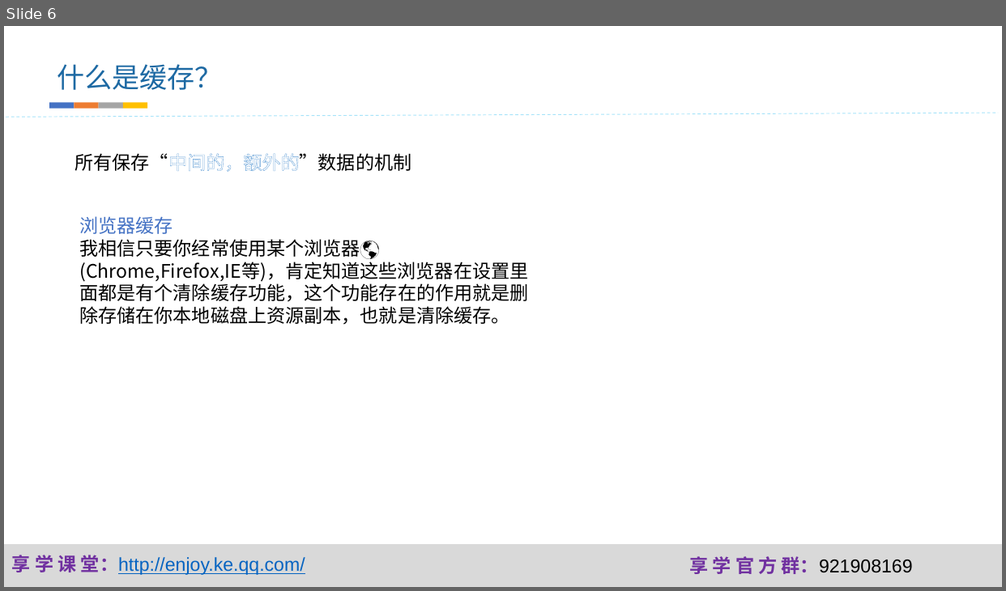
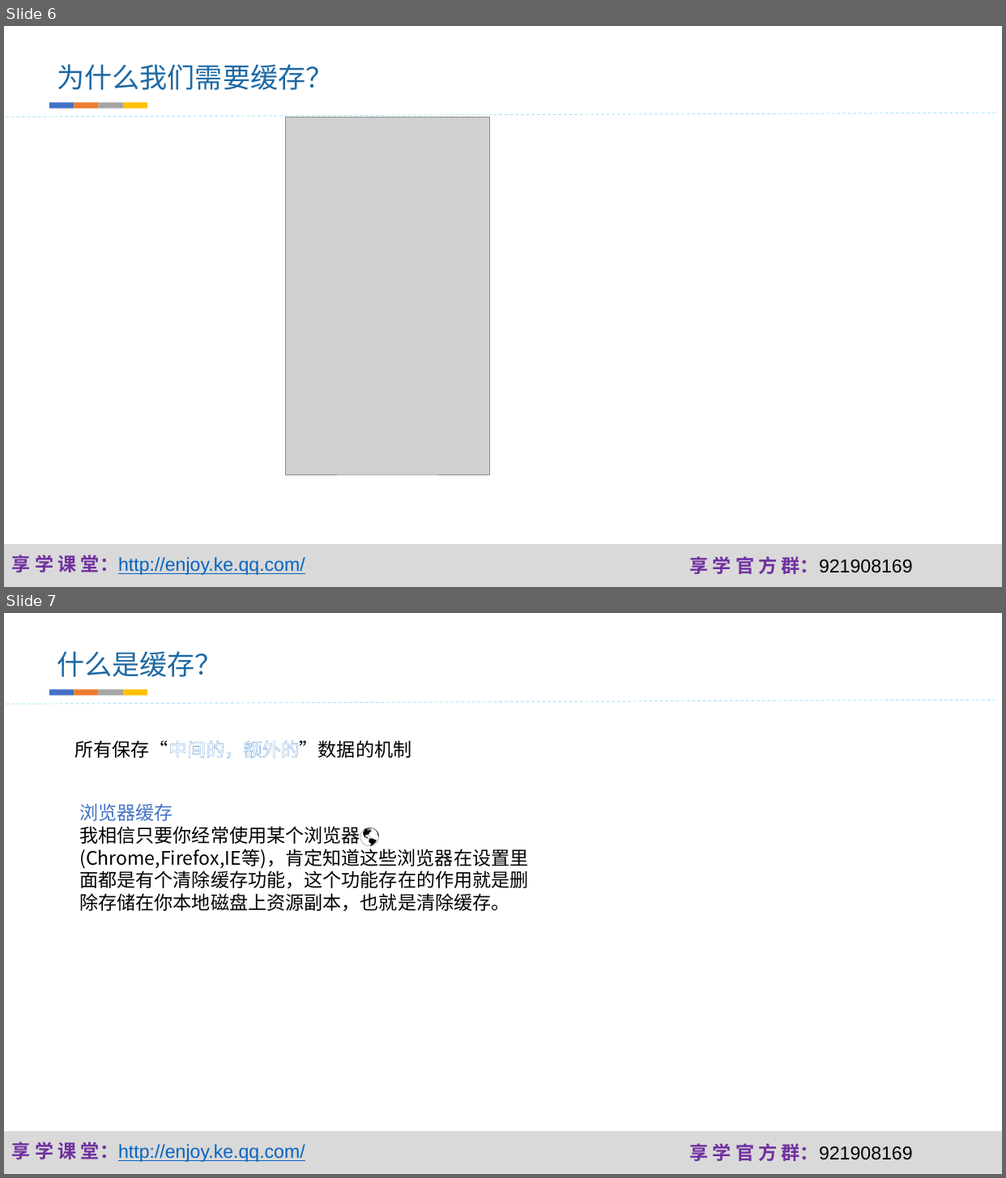
Before and after one commit to fanzhangvip/xiangxue, a slide deck: pre/缓存.pptx. Shown one above the other, each under a label of ours: slide 6 before the commit, slides 6 and 7 after it. The pictures are 1006x591 and 1006x1178 pixels, drawn with LibreOffice and Linux fonts; fonts in the diff are those of the drawing; grey boxes stand for pictures; background and template pictures are left out. Boxes give left, top, right and bottom in pixels: in the first picture for what was removed or moved away, otherwise in the second. Text is boxed around its words. In the diff, an @@ line names an element or a change of style, - is before the commit and + after.

```diff
--- a/pre/缓存.pptx
+++ b/pre/缓存.pptx
@@ slide 6 added at (4, 26, 1002, 587), background #FFFFFF; not listed: 3 template elements that a slide beside it also shows @@
@@ text added at (57, 64, 333, 90), 26.6 pt, text #1D69A3 @@
+为什么我们需要缓存？
@@ line added from (4, 118) to (998, 113), #00B0F0 0.75 pt dashed @@
@@ group added at (49, 102, 147, 109): 4 rectangles @@
@@ picture added at (286, 118, 489, 476) @@
@@ what was slide 6 is now slide 7 @@
```
Also in this commit, not shown: 1 slide changed, 1 other slide added, 1 slide removed, 58 other files.
